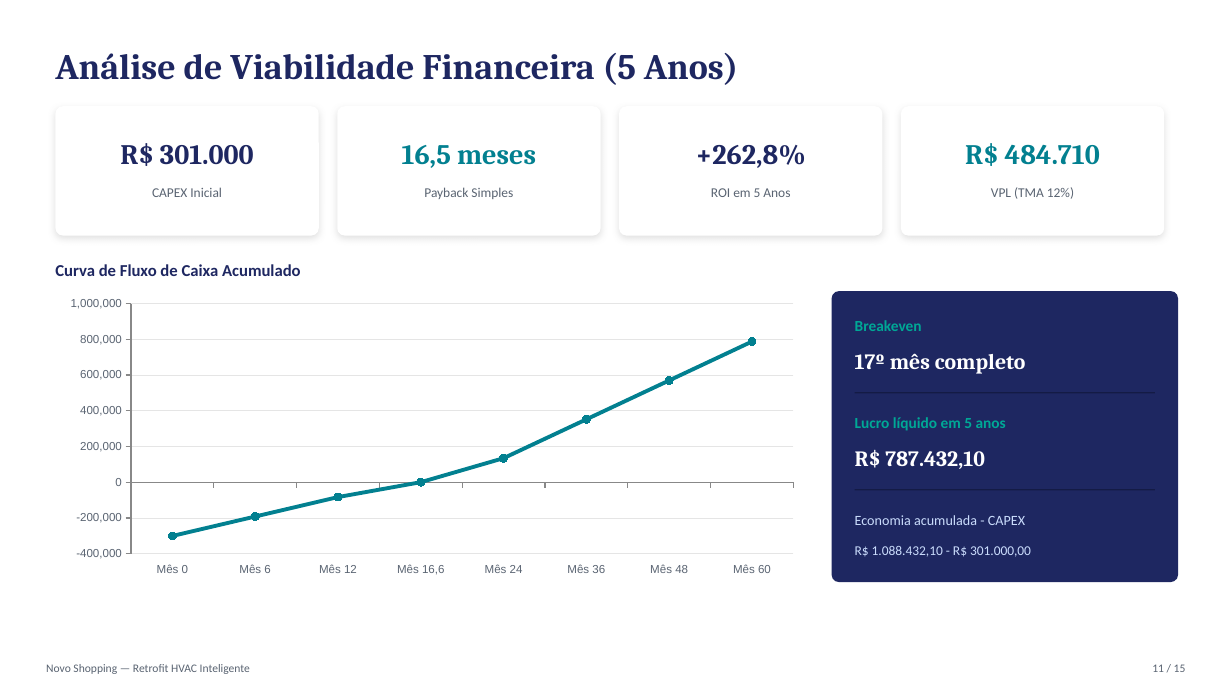
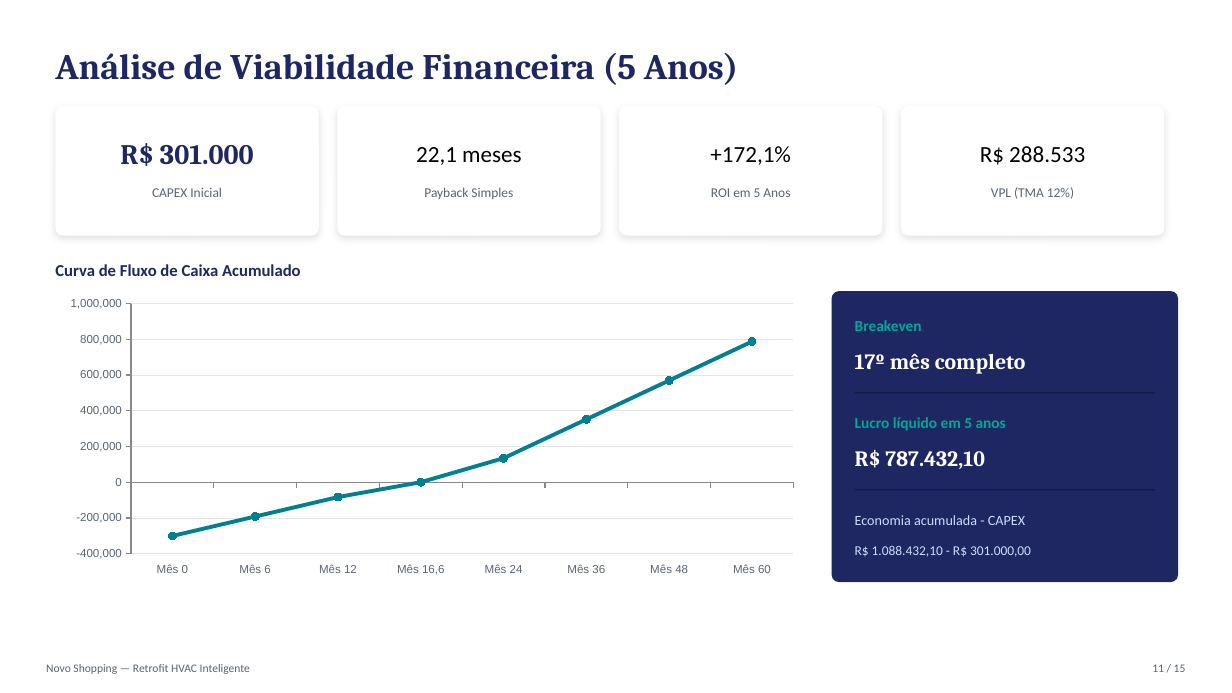
Before and after one commit to victorhugomota/analise-energetica-novo-shopping, a slide deck: slide 11 of Estudo_Viabilidade_Retrofit_HVAC_Novo_Shopping.pptx. Drawn at 1232x693 pixels with LibreOffice and Linux fonts; fonts in the diff are those of the drawing. Boxes give left, top, right and bottom in pixels: in the first picture for what was removed or moved away, otherwise in the second. Text is boxed around its words. In the diff, an @@ line names an element or a change of style, - is before the commit and + after.

```diff
--- a/Estudo_Viabilidade_Retrofit_HVAC_Novo_Shopping.pptx
+++ b/Estudo_Viabilidade_Retrofit_HVAC_Novo_Shopping.pptx
@@ text at bbox=[416, 147, 521, 165]: text changed; size 22 to 18 pt; font Cambria to Calibri; text colour #028090 to #000000; bold off @@
-16,5 meses
+22,1 meses
@@ text at bbox=[710, 146, 791, 165]: text changed; size 22 to 18 pt; font Cambria to Calibri; text colour #1E2761 to #000000; bold off @@
-+262,8%
++172,1%
@@ text at bbox=[980, 146, 1085, 165]: text changed; size 22 to 18 pt; font Cambria to Calibri; text colour #028090 to #000000; bold off @@
-R$ 484.710
+R$ 288.533
```
Also in this commit, not shown: 6 other slides changed, 1 other file.
